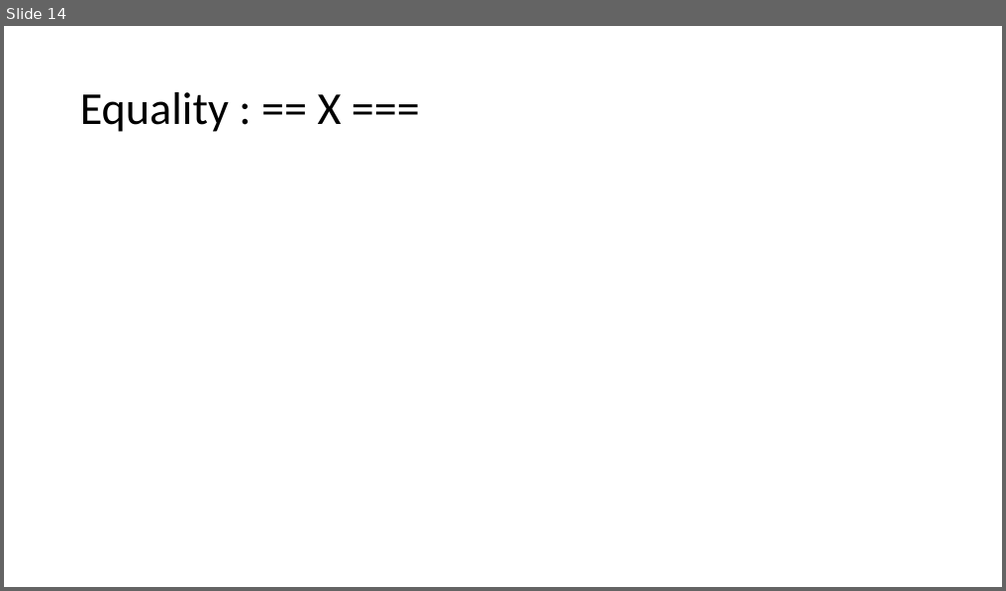
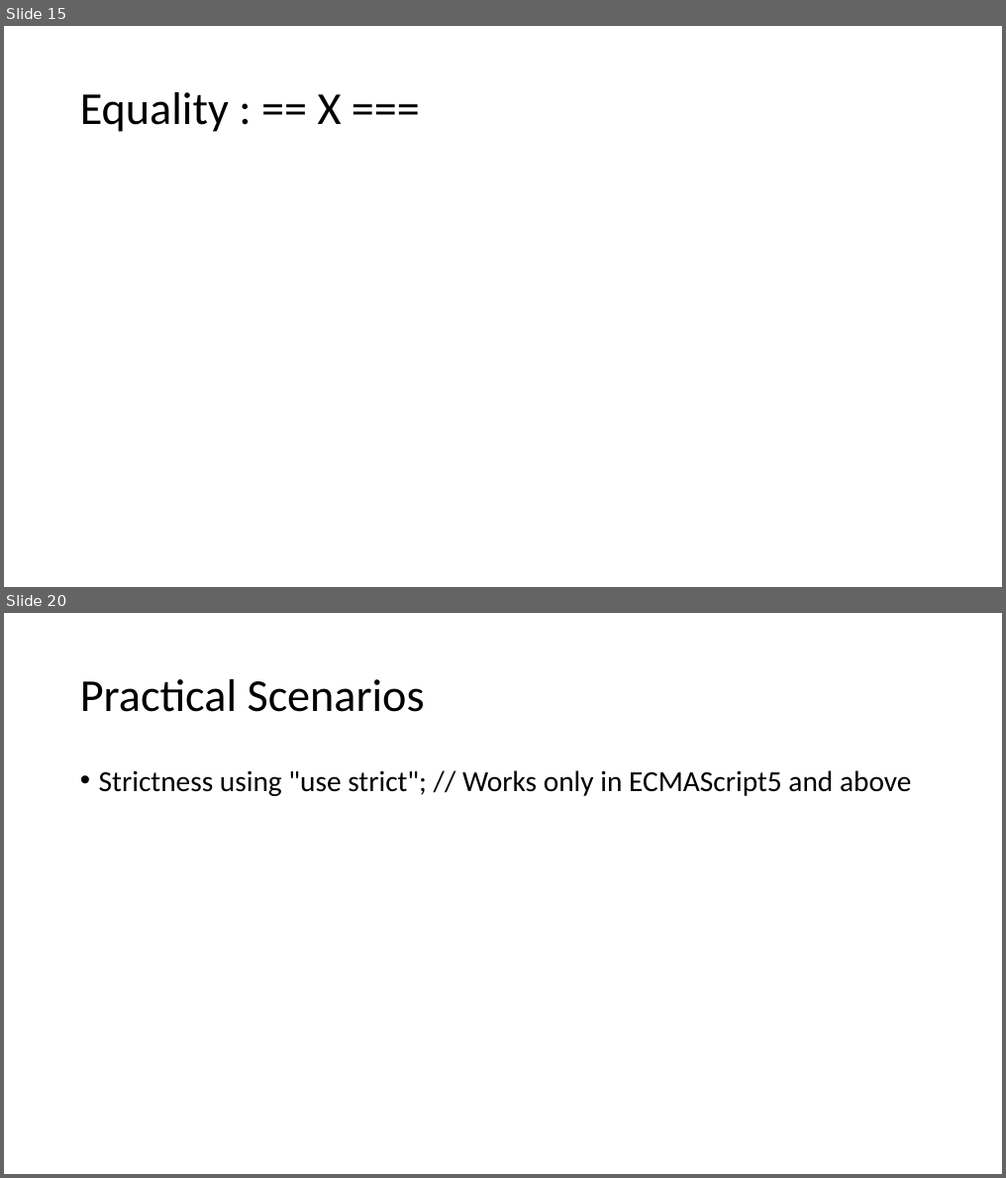
Before and after one commit to prasadhonrao/Training, a slide deck: Presentations/JavaScript - Language Features.pptx. Shown one above the other, each under a label of ours: slide 14 before the commit, slides 15 and 20 after it; the slides between them are not shown. The pictures are 1006x591 and 1006x1178 pixels, drawn with LibreOffice and Linux fonts; fonts in the diff are those of the drawing. Boxes give left, top, right and bottom in pixels: in the first picture for what was removed or moved away, otherwise in the second. Text is boxed around its words. In the diff, an @@ line names an element or a change of style, - is before the commit and + after.

```diff
--- a/Presentations/JavaScript - Language Features.pptx
+++ b/Presentations/JavaScript - Language Features.pptx
@@ slide 20 added at (4, 613, 1002, 1174), background #FFFFFF @@
@@ title added at (80, 679, 425, 712), 44 pt, text #000000 @@
+Practical Scenarios
@@ text added at (99, 770, 911, 796), 28 pt, text #000000 @@
+• Strictness using "use strict"; // Works only in ECMAScript5 and above
@@ what was slide 14 is now slide 15 @@
```
Also in this commit, not shown: 8 slides changed, 3 other slides added, 1 other file.
